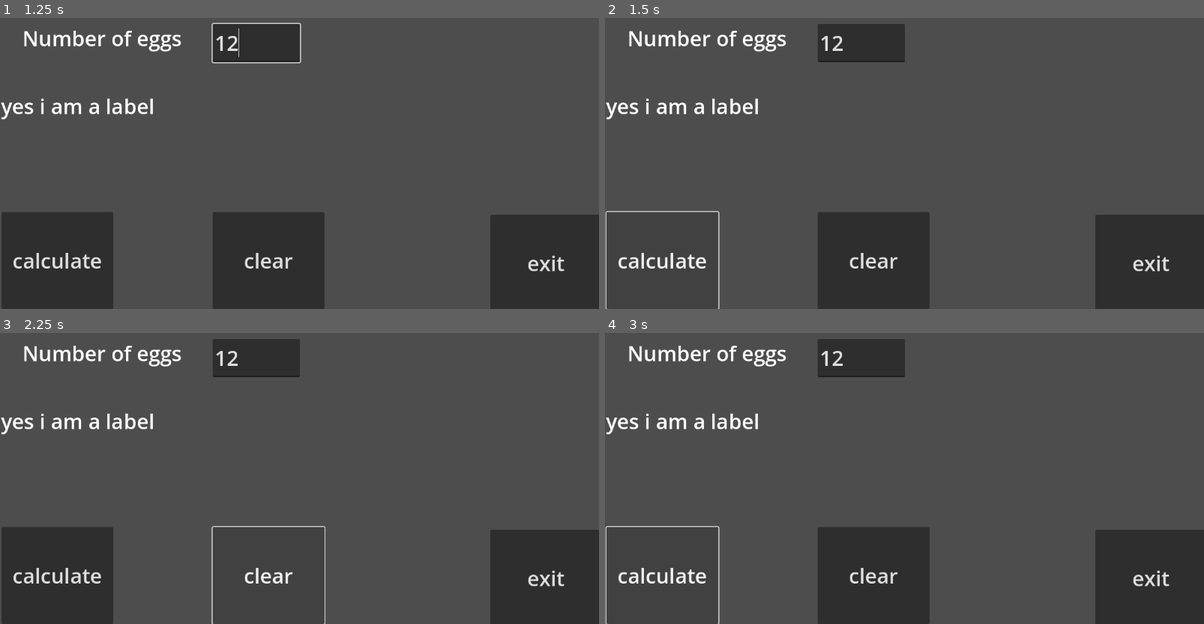
Above: before the commit, frames 1-4 (two rows, left to right).
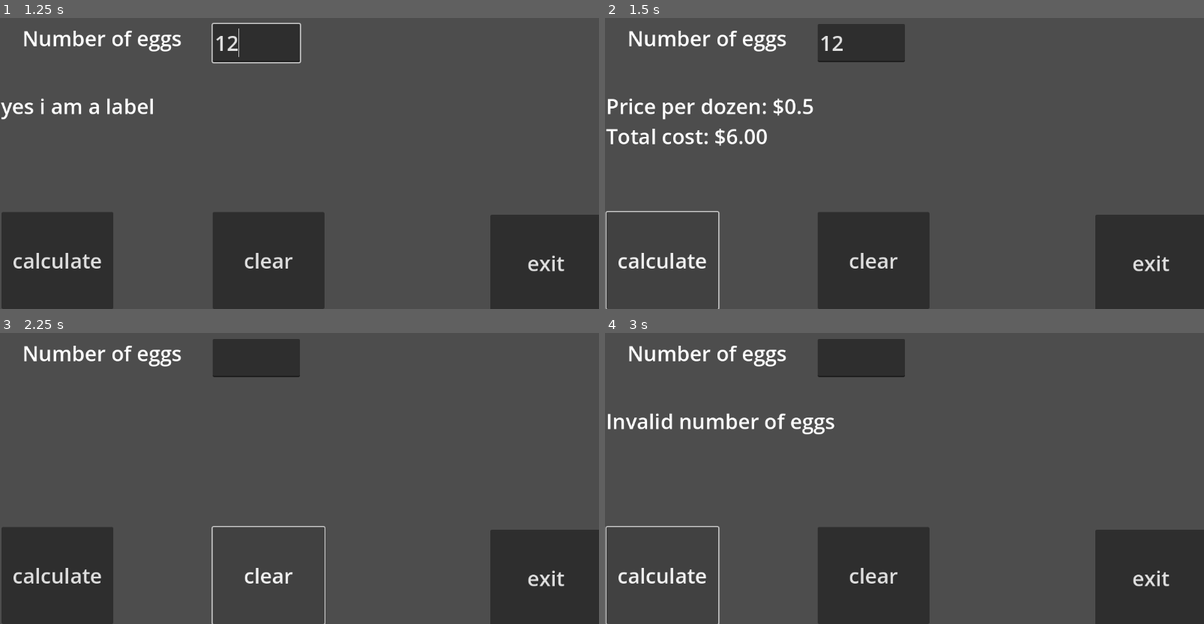
Above: after the commit, the same moments.

Repository: max-schilling/game-design-1
Game: Godot game, scene res://lp_4_3.tscn
The game is run twice, just before and just after one commit, with the same random seed, the same clock (stepped at 60 frames per second) and the same inputs. The project has no main scene, so this scene is started directly.
Inputs (mouse positions are in pixels of both pictures, inside the frame that each line leads up to):
- Up to frame 1 (1.25 s): click (257, 44) at 0.52 s; type "12" at 0.6 s
- Up to frame 2 (1.5 s): click "calculate" at 1.25 s
- Up to frame 3 (2.25 s): click "clear" at 2 s
- Up to frame 4 (3 s): click "calculate" at 2.75 s

Frame 1 is identical in both runs. In frame 2, 1.5% of the frame differs, in the area x 0-35%, y 27-44%; in frame 3, 0.6%; in frame 4, 1.1%.

Commit message:
Update 1/2 || 9/16

Diff:
--- a/lp_4_3.gd
+++ b/lp_4_3.gd
@@ -4,21 +4,19 @@
 	var eggs = int($LineEdit.text)
 	var price = 0.0 # Price per dozen
 	var tcost = 0.0 # Total coast
-	if eggs > 0 and eggs <= 99:
-		price = 0.30
-	elif eggs > 99 and eggs <= 499:
-		price = 0.28
-	elif eggs > 499 and eggs <= 749:
-		price = 0.27
-	elif eggs > 749 and eggs <= 1000:
-		price = 0.26
-	elif eggs > 1000:
-		price = 0.25
+	if eggs > 0 and eggs <= 47:
+		price = 0.50
+	elif eggs > 47 and eggs <= 71:
+		price = 0.45
+	elif eggs > 71 and eggs <= 131:
+		price = 0.40
+	elif eggs > 132:
+		price = 0.35
 	else:
-		$lblout.text = "Invalid number of copies"
+		$lblout.text = "Invalid number of eggs"
 		return
 	tcost = price * eggs
-	$lblout.text = "Price per copy: $" + str(price) + \
+	$lblout.text = "Price per dozen: $" + str(price) + \
 				"\nTotal cost: $%.2f" % tcost
 
 
--- a/lp_4_3.tscn
+++ b/lp_4_3.tscn
@@ -65,3 +65,7 @@
 offset_bottom = 653.0
 theme = ExtResource("2_wbff4")
 text = "exit"
+
+[connection signal="pressed" from="calc" to="." method="_on_calc_pressed"]
+[connection signal="pressed" from="clear" to="." method="_on_clear_pressed"]
+[connection signal="pressed" from="exit" to="." method="_on_exit_pressed"]
